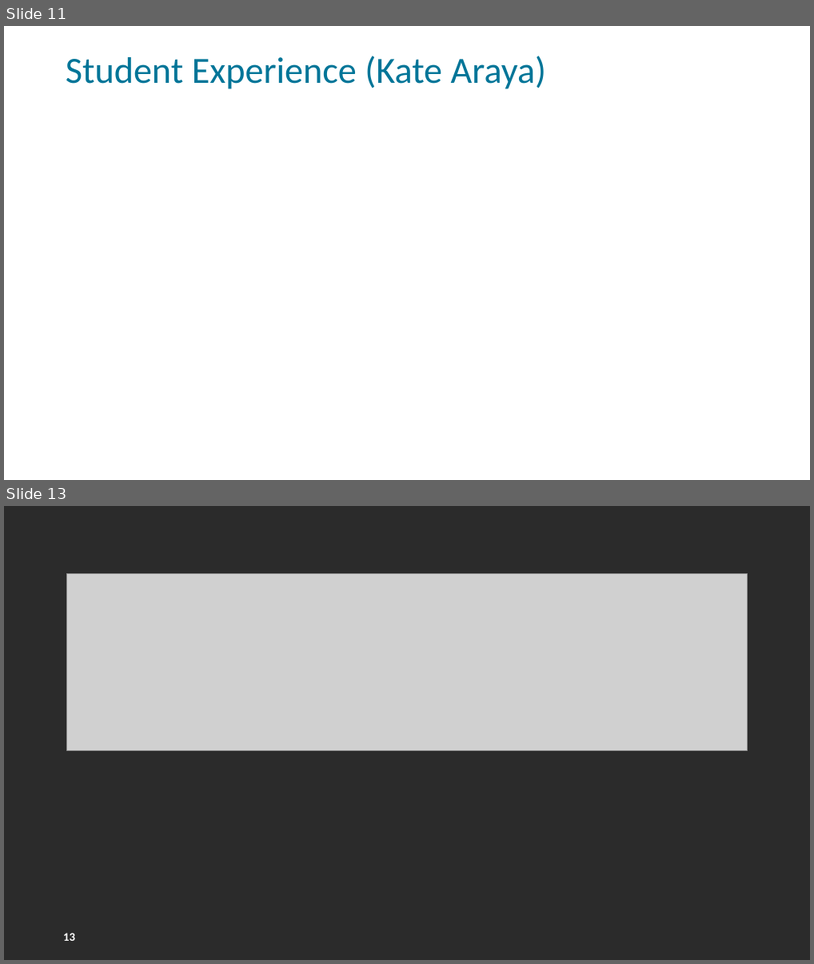
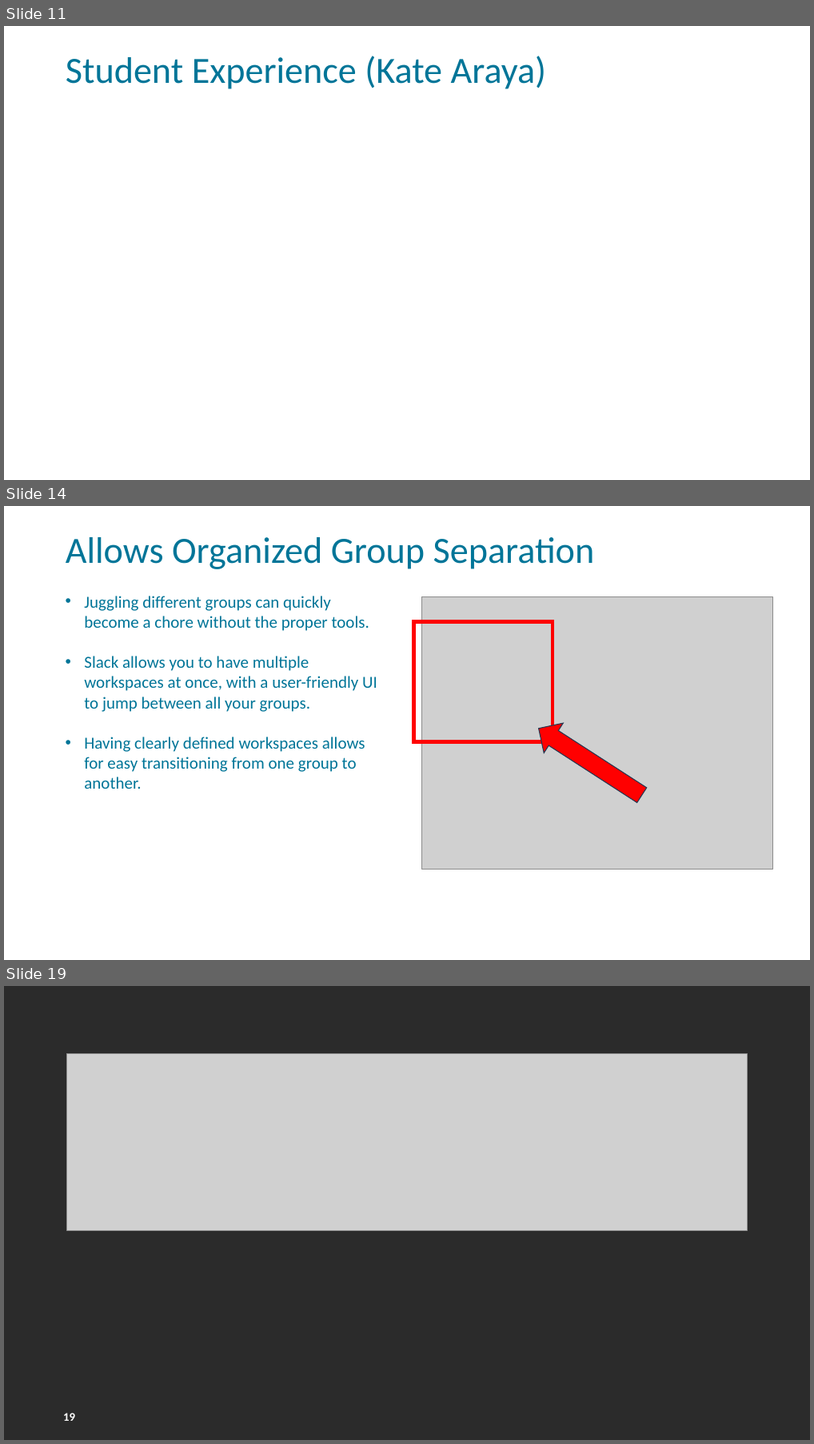
Before and after one commit to FSCJ-FacultyDev/HITEC2024, a slide deck: LeveragingSlackForStudentCollaboration.pptx. Shown one above the other, each under a label of ours: slides 11 and 13 before the commit, slides 11, 14 and 19 after it; the slides between them are not shown. The pictures are 814x964 and 814x1444 pixels, drawn with LibreOffice and Linux fonts; fonts in the diff are those of the drawing; grey boxes stand for pictures; background and template pictures are left out; a plain dark background stands for a picture behind light text. Boxes give left, top, right and bottom in pixels: in the first picture for what was removed or moved away, otherwise in the second. Text is boxed around its words. In the diff, an @@ line names an element or a change of style, - is before the commit and + after.

```diff
--- a/LeveragingSlackForStudentCollaboration.pptx
+++ b/LeveragingSlackForStudentCollaboration.pptx
@@ slide 14 added at [4, 506, 810, 960], background picture (left out); not listed: 1 template element that a slide beside it also shows @@
@@ title added at [66, 537, 595, 569], 44 pt, text #007598 @@
+Allows Organized Group Separation
@@ text added at [84, 596, 378, 788], 20 pt, text #007598 @@
+• Juggling different groups can quickly become a chore without the proper tools.
+• Slack allows you to have multiple workspaces at once, with a user-friendly UI to jump between all your groups.
+• Having clearly defined workspaces allows for easy transitioning from one group to another.
@@ picture added at [422, 597, 773, 869] @@
@@ rectangle added at [414, 621, 553, 741], outline #FF0000 4.5 pt @@
@@ right arrow added at [530, 713, 652, 810], fill #FF0000, outline #233953 1 pt @@
@@ what was slide 13 is now slide 19 @@
@@ page number at [63, 1412, 75, 1420]: text changed @@
-13
+19
```
Also in this commit, not shown: 6 other slides added, 1 slide removed.
